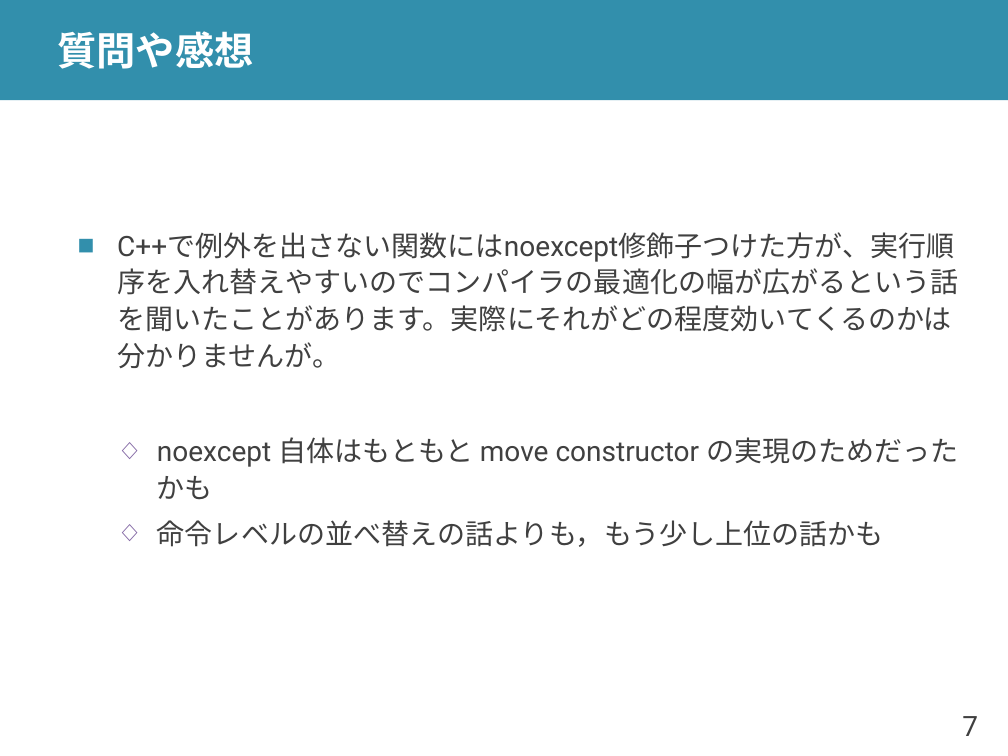
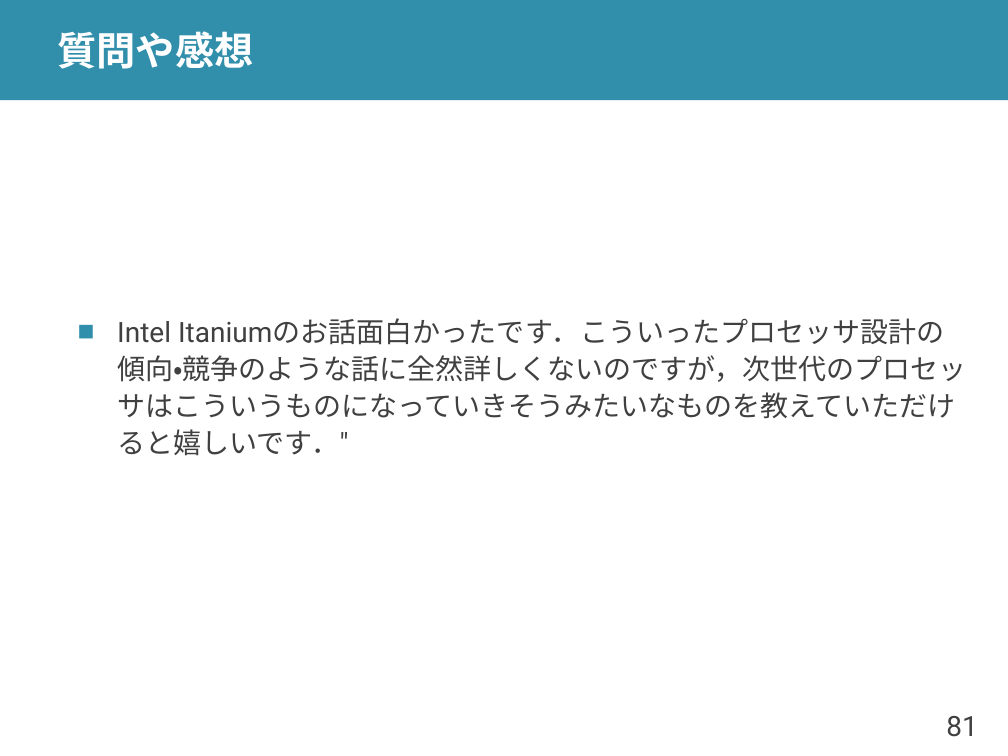
Before and after one commit to shioyadan/advanced-computer-organization, a slide deck: slide 81 of aco-shioya-09.pptx (slide 7 before the commit). Drawn at 1008x756 pixels with LibreOffice and Linux fonts; fonts in the diff are those of the drawing. Boxes give left, top, right and bottom in pixels: in the first picture for what was removed or moved away, otherwise in the second. Text is boxed around its words. In the diff, an @@ line names an element or a change of style, - is before the commit and + after.

```diff
--- a/aco-shioya-09.pptx
+++ b/aco-shioya-09.pptx
@@ text at box(117, 318, 966, 456): text changed @@
-■ C++で例外を出さない関数にはnoexcept修飾子つけた方が、実行順序を入れ替えやすいのでコンパイラの最適化の幅が広がるという話を聞いたことがあります。実際にそれがどの程度効いてくるのかは分かりませんが。
-  ◇ noexcept 自体はもともと move constructor の実現のためだったかも
-  ◇ 命令レベルの並べ替えの話よりも，もう少し上位の話かも
+■ Intel Itaniumのお話面白かったです．こういったプロセッサ設計の傾向・競争のような話に全然詳しくないのですが，次世代のプロセッサはこういうものになっていきそうみたいなものを教えていただけると嬉しいです．"
@@ page number at box(946, 716, 977, 737): text changed @@
-7
+81
```
Also in this commit, not shown: 27 other slides changed, 2 slides added, 8 slides removed, 1 other file.
